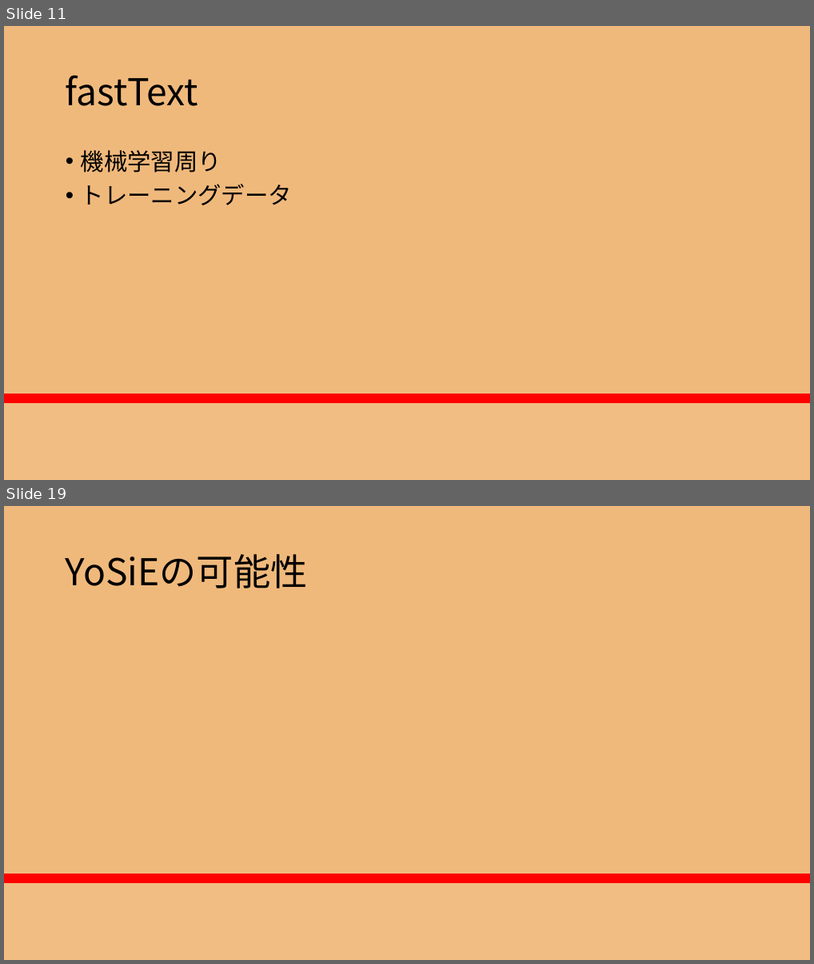
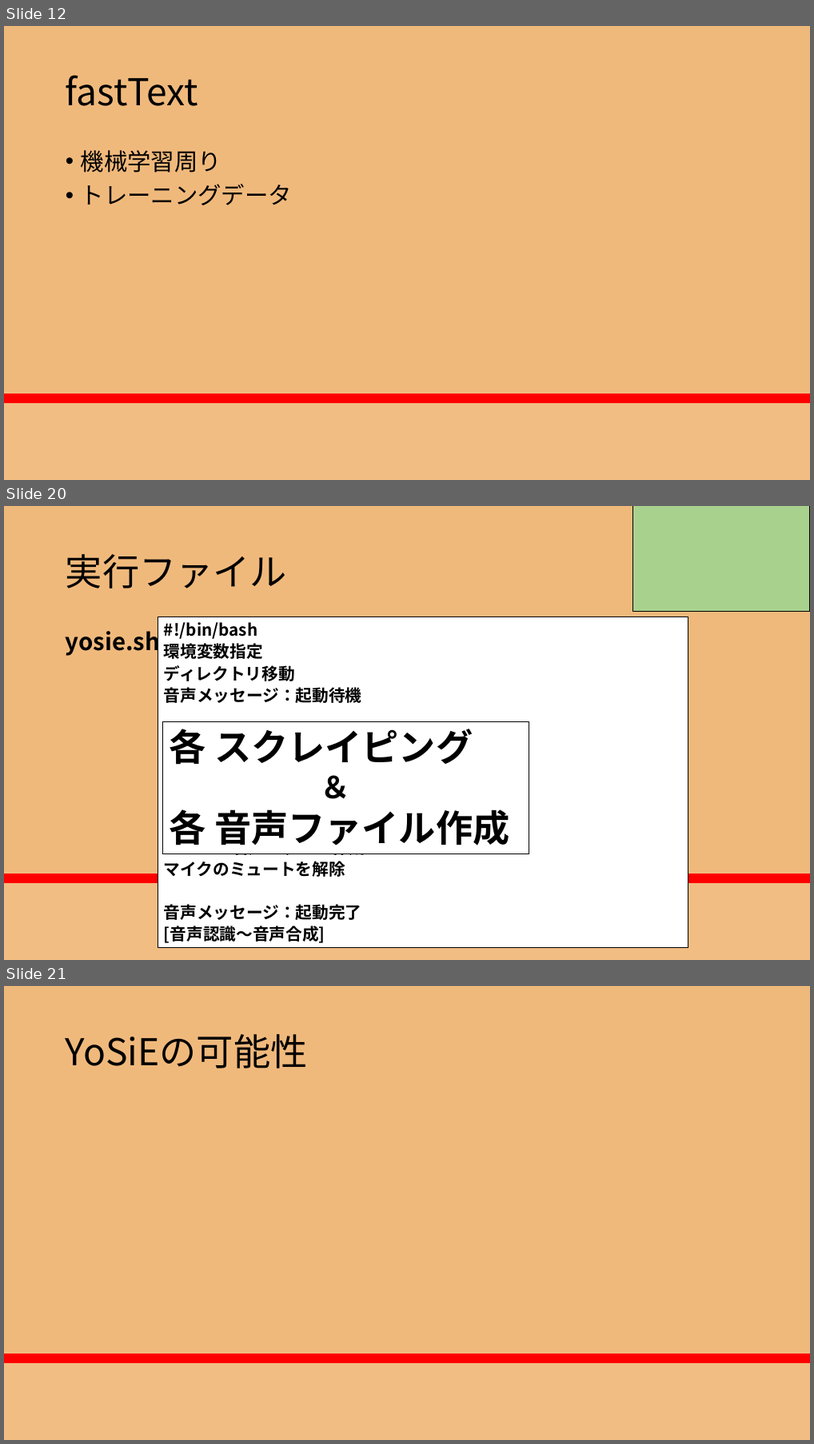
Before and after one commit to RikiishiSuzunosuke/AIspeaker_yosie, a slide deck: presentation/AIスピーカー開発_3_main.pptx. Shown one above the other, each under a label of ours: slides 11 and 19 before the commit, slides 12, 20 and 21 after it; the slides between them are not shown. The pictures are 814x964 and 814x1444 pixels, drawn with LibreOffice and Linux fonts; fonts in the diff are those of the drawing; grey boxes stand for pictures. Boxes give left, top, right and bottom in pixels: in the first picture for what was removed or moved away, otherwise in the second. Text is boxed around its words. In the diff, an @@ line names an element or a change of style, - is before the commit and + after.

```diff
--- a/presentation/AIスピーカー開発_3_main.pptx
+++ b/presentation/AIスピーカー開発_3_main.pptx
@@ slide 20 added at box(4, 506, 810, 960), background gradient #F0B97C to #FF0000 to #F86446 to #F1BD83 @@
@@ rectangle added at box(633, 506, 810, 612), fill #A9D18E, outline #000000 1 pt @@
@@ title added at box(66, 554, 287, 588), 44 pt, text #000000 @@
+実行ファイル
@@ rectangle added at box(158, 616, 689, 948), fill #FFFFFF, outline #000000 0.75 pt, 19.7 pt, text #000000, bold @@
+#!/bin/bash
+環境変数指定
+ディレクトリ移動
+音声メッセージ：起動待機
+星座占い スクレイピング
+星座占い 音声ファイル作成
+天気予報 スクレイピング
+天気予報 音声ファイル作成
+ニュース スクレイピング]
+ニュース 音声ファイル作成
+マイクのミュートを解除
+音声メッセージ：起動完了
+[音声認識～音声合成]
@@ text added at box(66, 626, 160, 656), 28 pt, text #000000, bold @@
+yosie.sh
@@ rectangle added at box(163, 721, 529, 854), fill #FFFFFF, outline #000000 0.75 pt, 44 pt, text #000000, bold @@
+各 スクレイピング
+＆
+各 音声ファイル作成
@@ what was slide 11 is now slide 12 @@
@@ what was slide 19 is now slide 21 @@
```
Also in this commit, not shown: 10 slides changed, 2 other slides added, 1 slide removed, 1 other file.
